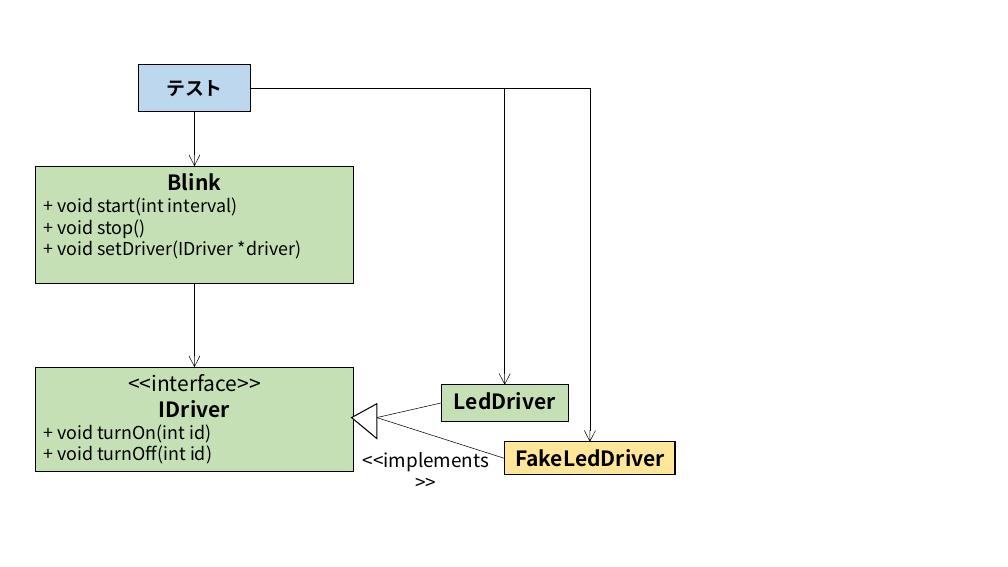
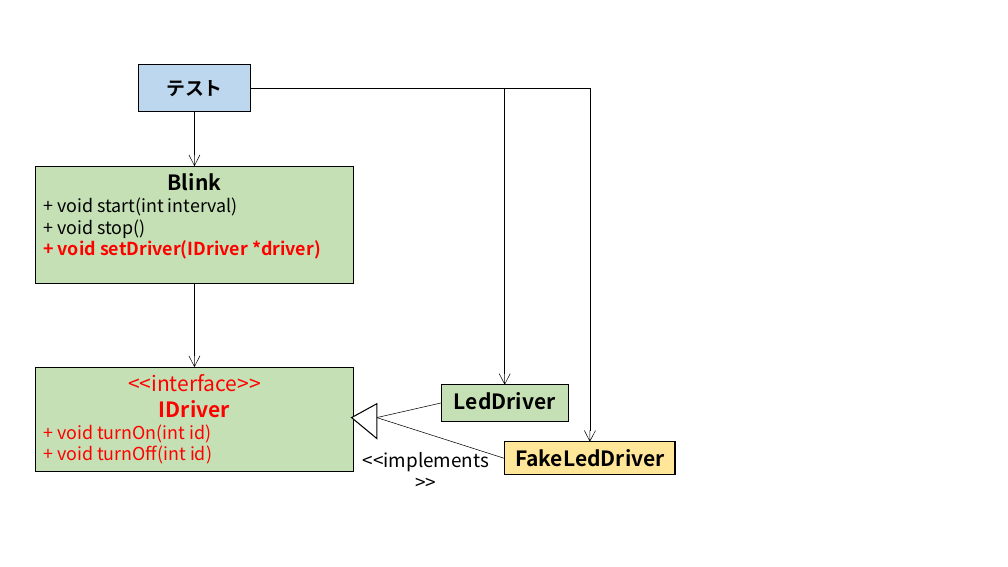
Before and after one commit to iwatake2222/TDD_EmbeddedC, a slide deck: slide 3 of Qiita/Qiita_TDD.pptx. Drawn at 1008x567 pixels with LibreOffice and Linux fonts; fonts in the diff are those of the drawing. Boxes give left, top, right and bottom in pixels: in the first picture for what was removed or moved away, otherwise in the second. Text is boxed around its words. In the diff, an @@ line names an element or a change of style, - is before the commit and + after.

```diff
--- a/Qiita/Qiita_TDD.pptx
+++ b/Qiita/Qiita_TDD.pptx
@@ text in rectangle at box(58, 237, 321, 259): text colour #000000 to #FF0000, bold on in "+ void setDriver(IDriver *driver)" @@
@@ rectangle "<<interface>>" at box(36, 368, 353, 473): text colour #000000 to #FF0000 @@
```
Also in this commit, not shown: 2 other slides changed, 1 other file.
